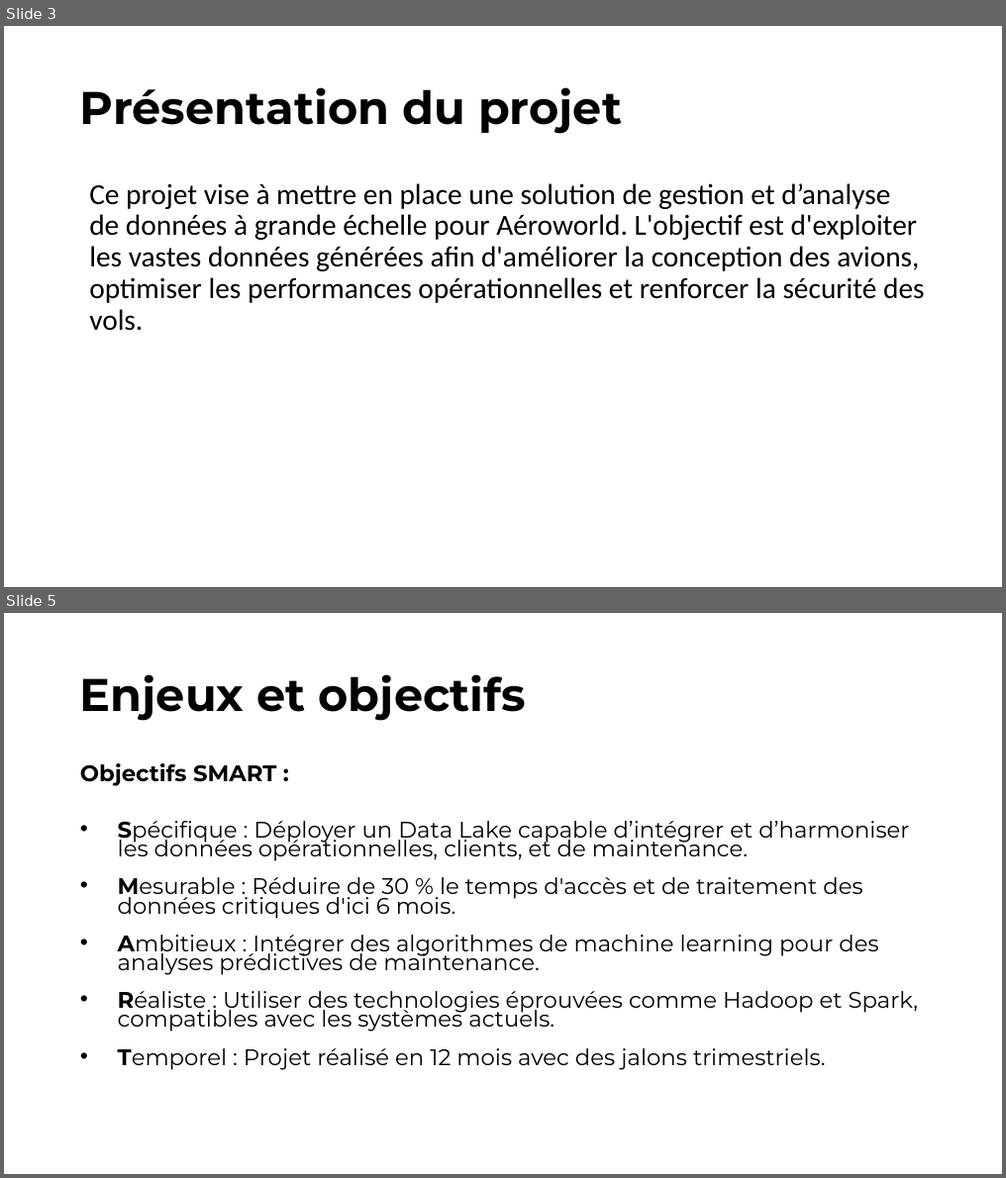
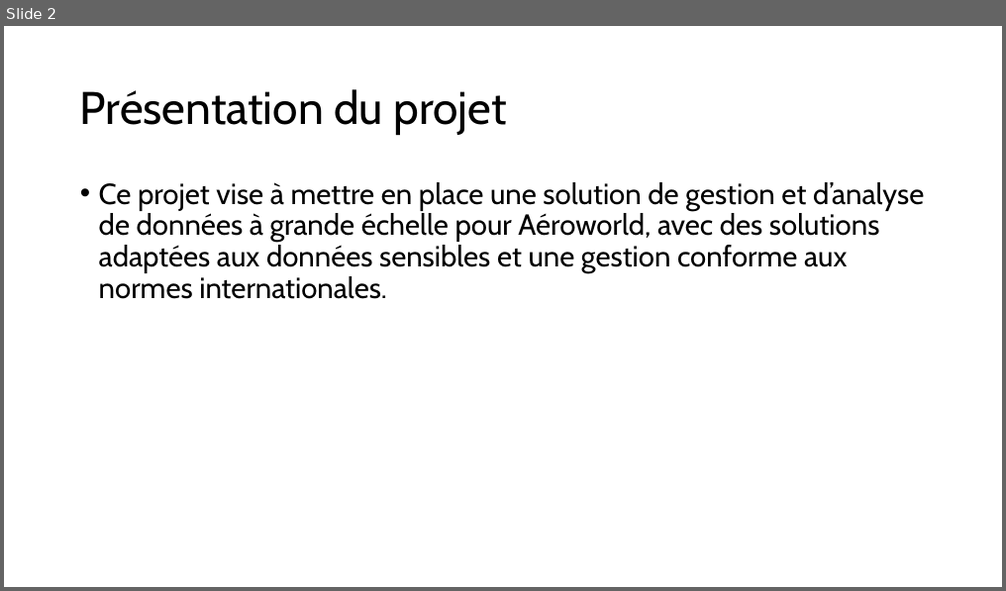
Before and after one commit to obenmaha/Download, a slide deck: Trame cahier des charges.pptx. Shown one above the other, each under a label of ours: slides 3 and 5 before the commit, slide 2 after it; the slides between them are not shown. The pictures are 1006x1178 and 1006x591 pixels, drawn with LibreOffice and Linux fonts; fonts in the diff are those of the drawing. Boxes give left, top, right and bottom in pixels: in the first picture for what was removed or moved away, otherwise in the second. Text is boxed around its words. In the diff, an @@ line names an element or a change of style, - is before the commit and + after.

```diff
--- a/Trame cahier des charges.pptx
+++ b/Trame cahier des charges.pptx
@@ slide 5 removed at (x1=4, y1=613, x2=1002, y2=1174), background #FFFFFF @@
@@ title removed at (x1=80, y1=674, x2=527, y2=721) @@
-Enjeux et objectifs
@@ text removed at (x1=80, y1=763, x2=919, y2=1070) @@
-Objectifs SMART :
-• Spécifique : Déployer un Data Lake capable d’intégrer et d’harmoniser les données opérationnelles, clients, et de maintenance.
-• Mesurable : Réduire de 30 % le temps d'accès et de traitement des données critiques d'ici 6 mois.
-• Ambitieux : Intégrer des algorithmes de machine learning pour des analyses prédictives de maintenance.
-• Réaliste : Utiliser des technologies éprouvées comme Hadoop et Spark, compatibles avec les systèmes actuels.
-• Temporel : Projet réalisé en 12 mois avec des jalons trimestriels.
@@ what was slide 3 is now slide 2 @@
@@ slide 2 changed as well @@
@@ title "Présentation du projet" at (x1=80, y1=89, x2=507, y2=135): font Montserrat to Cabin, bold off @@
@@ text at (x1=99, y1=182, x2=924, y2=299): text changed; font Calibri to Cabin @@
-Ce projet vise à mettre en place une solution de gestion et d’analyse de données à grande échelle pour Aéroworld. L'objectif est d'exploiter les vastes données générées afin d'améliorer la conception des avions, optimiser les performances opérationnelles et renforcer la sécurité des vols.
+• Ce projet vise à mettre en place une solution de gestion et d’analyse de données à grande échelle pour Aéroworld, avec des solutions adaptées aux données sensibles et une gestion conforme aux normes internationales.
```
Also in this commit, not shown: 6 other slides changed, 2 slides added, 6 other slides removed.
